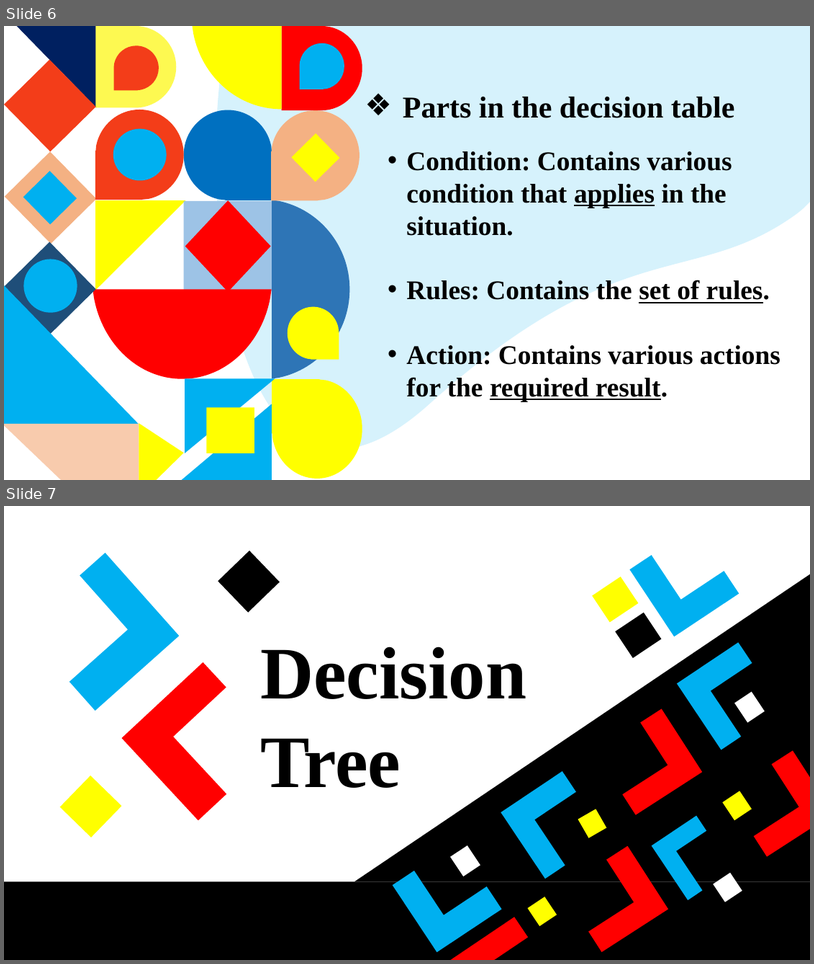
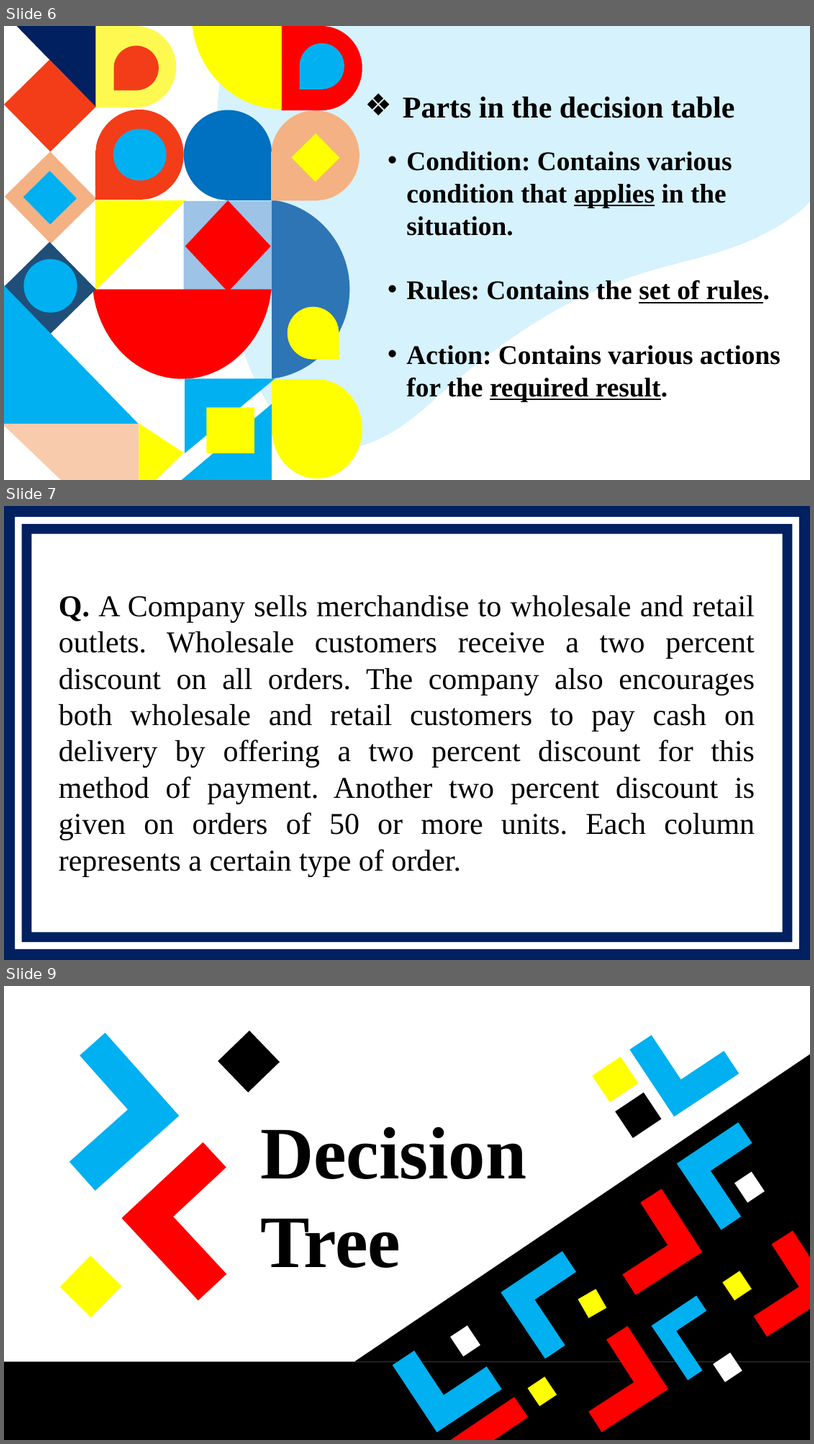
Before and after one commit to tamanghawana0815/SAD-ppt, a slide deck: Presentation.pptx. Shown one above the other, each under a label of ours: slides 6 and 7 before the commit, slides 6, 7 and 9 after it; the slides between them are not shown. The pictures are 814x964 and 814x1444 pixels, drawn with LibreOffice and Linux fonts; fonts in the diff are those of the drawing. Boxes give left, top, right and bottom in pixels: in the first picture for what was removed or moved away, otherwise in the second. Text is boxed around its words. In the diff, an @@ line names an element or a change of style, - is before the commit and + after.

Commit message:
Updated slide

```diff
--- a/Presentation.pptx
+++ b/Presentation.pptx
@@ slide 7 added at (x1=4, y1=506, x2=810, y2=960), background #FFFFFF @@
@@ frame added at (x1=4, y1=506, x2=810, y2=960), fill #002060 @@
@@ frame added at (x1=21, y1=524, x2=793, y2=942), fill #002060 @@
@@ text added at (x1=59, y1=595, x2=755, y2=876), 36 pt, text #000000 @@
+Q. A Company sells merchandise to wholesale and retail outlets. Wholesale customers receive a two percent discount on all orders. The company also encourages both wholesale and retail customers to pay cash on delivery by offering a two percent discount for this method of payment. Another two percent discount is given on orders of 50 or more units. Each column represents a certain type of order.
@@ what was slide 7 is now slide 9 @@
```
Also in this commit, not shown: 3 other slides added.
